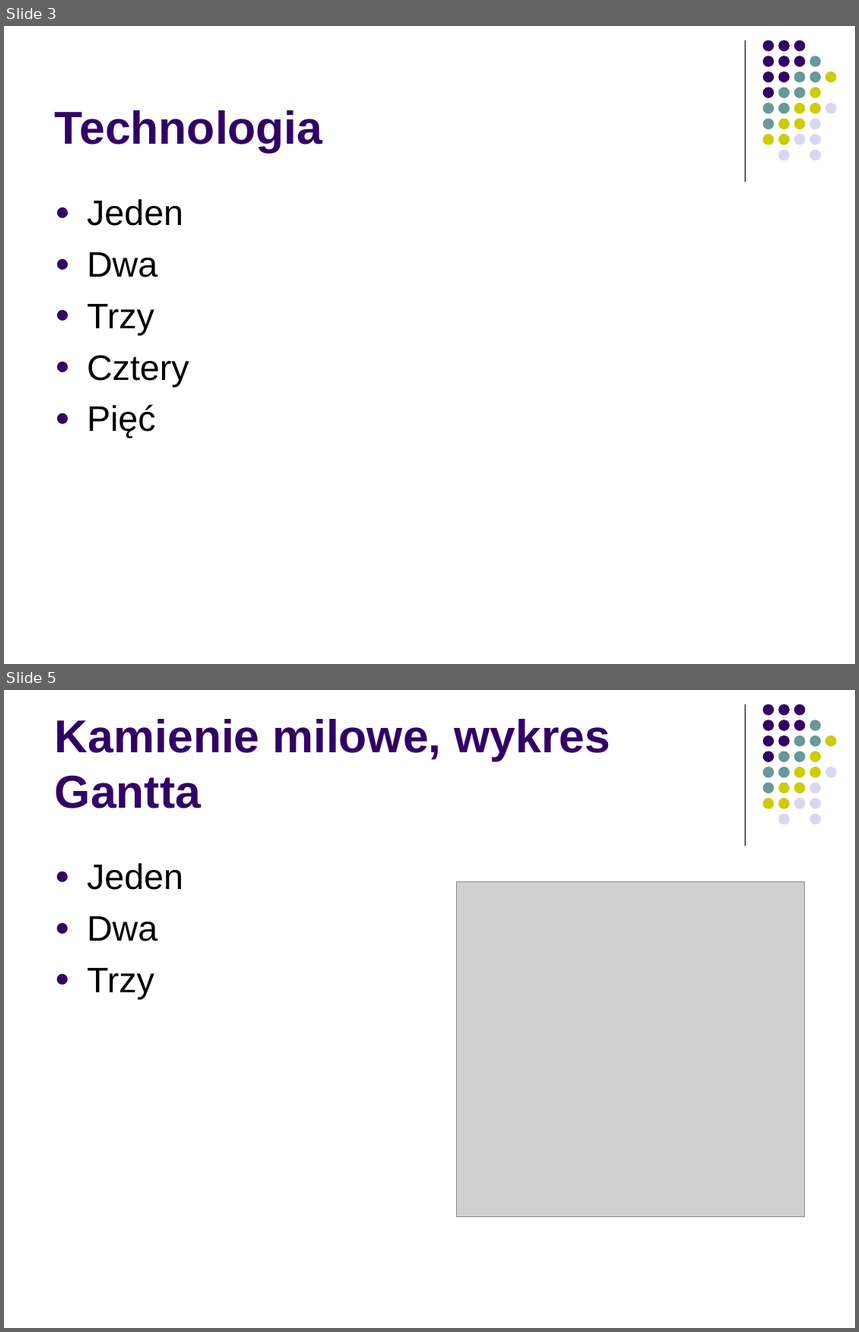
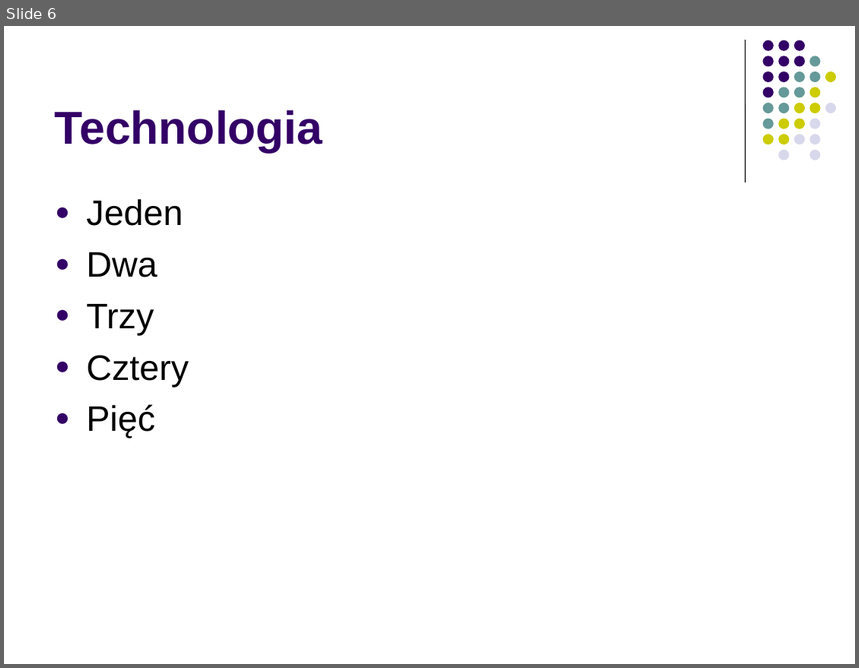
Before and after one commit to Andrzej1984/ZIwG_projekt, a slide deck: Zastosowania informatyki w gospodarce-projekt.ppt. Shown one above the other, each under a label of ours: slides 3 and 5 before the commit, slide 6 after it; the slides between them are not shown. The pictures are 859x1332 and 859x668 pixels, drawn with LibreOffice and Linux fonts; fonts in the diff are those of the drawing; grey boxes stand for pictures. Boxes give left, top, right and bottom in pixels: in the first picture for what was removed or moved away, otherwise in the second. Text is boxed around its words. In the diff, an @@ line names an element or a change of style, - is before the commit and + after.

```diff
--- a/Zastosowania informatyki w gospodarce-projekt.ppt
+++ b/Zastosowania informatyki w gospodarce-projekt.ppt
@@ slide 5 removed at bbox=[4, 690, 855, 1328], background #FFFFFF; not listed: 32 template elements that a slide beside it also shows @@
@@ title removed at bbox=[55, 719, 610, 809] @@
-Kamienie milowe, wykres Gantta
@@ text removed at bbox=[87, 863, 183, 999] @@
-● Jeden
-● Dwa
-● Trzy
@@ picture removed at bbox=[456, 882, 805, 1217] @@
@@ what was slide 3 is now slide 6 @@
```
Also in this commit, not shown: 2 other slides changed, 7 slides added, 2 other slides removed.
